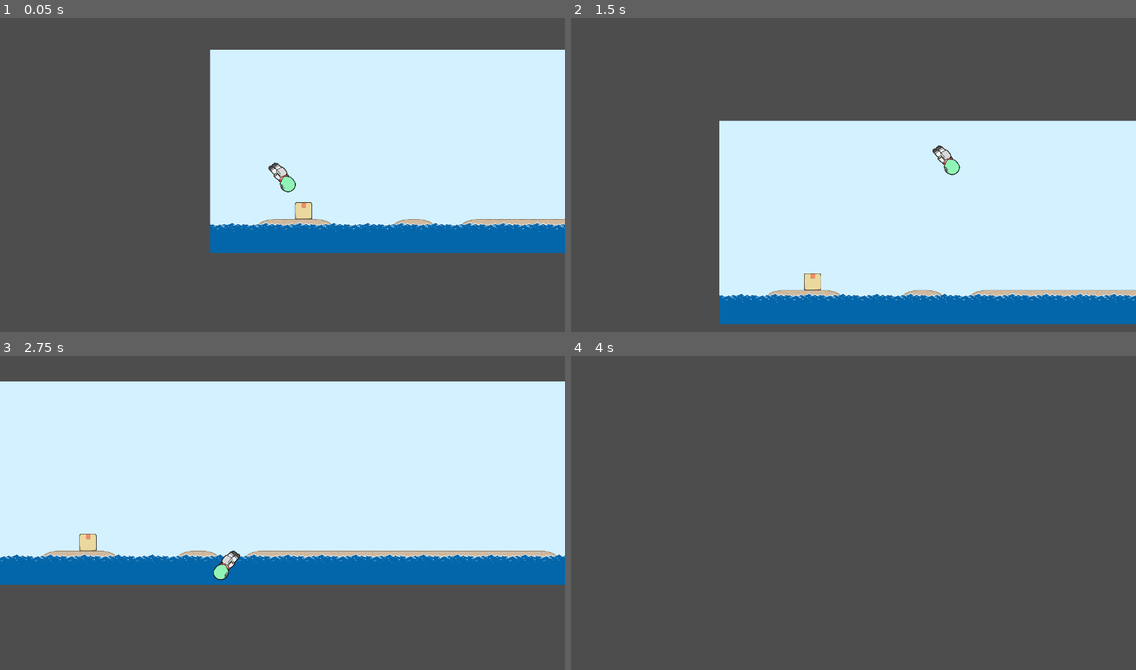
Above: before the commit, frames 1-4 (two rows, left to right).
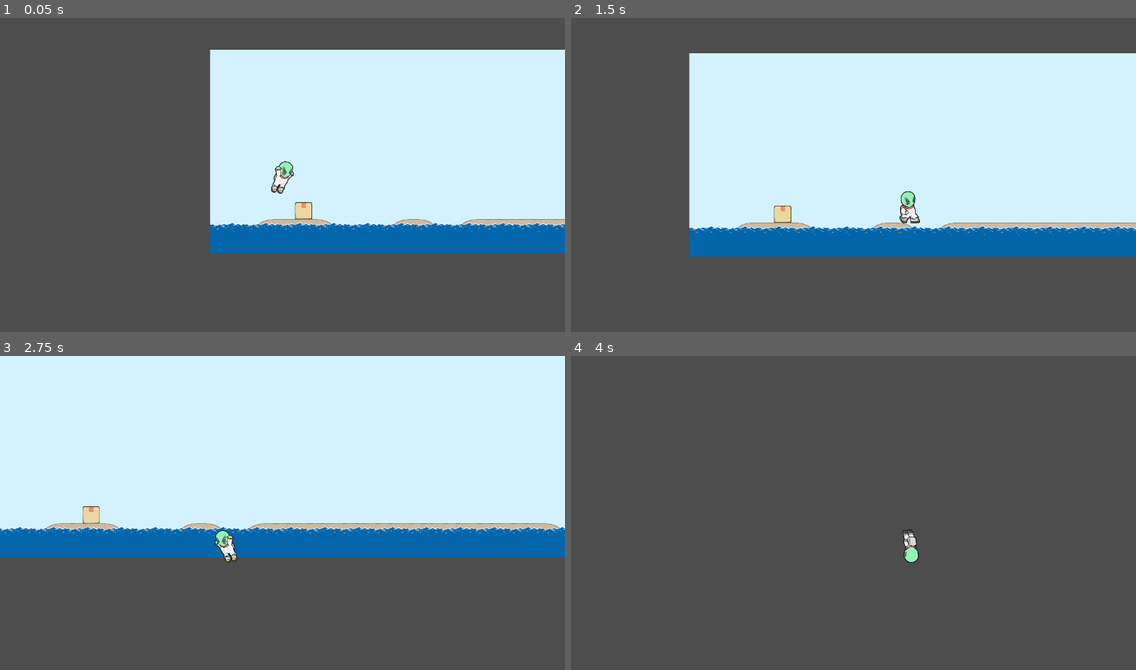
Above: after the commit, the same moments.

Repository: Mochiballz/funny-alien-game
Game: Godot game, scene res://scenes/world.tscn
Same seed, same stepped clock (60 frames per second), same inputs: the game is played once before the commit and once after it.
Inputs:
- Up to frame 1 (0.05 s): no input
- Up to frame 2 (1.5 s): tap Enter at 0.5 s; hold D (right) from 0.53 s (still down); tap S (dive) at 0.6, 1.35 s; tap Space (jump) at 0.77 s
- Up to frame 3 (2.75 s): tap Space (jump) at 1.52 s; release D (right) at 2.03 s; hold A (left) from 2.03 s (still down); tap S (dive) at 2.1 s
- Up to frame 4 (4 s): release A (left) at 2.78 s; hold D (right) from 2.78 s (still down); tap S (dive) at 2.85, 3.6 s; tap Space (jump) at 3.02, 3.77 s

The runs differ from the first frame. In frame 1, 0.4% of the frame differs, in the area x 47-53%, y 45-56%; in frame 2, 44%, in the area x 20-100%, y 11-98%; in frame 3, 27%; in frame 4, 0.2%.

Commit message:
Functionality for dive mechanic, rotation on fall

Diff:
--- a/scenes/alien.tscn
+++ b/scenes/alien.tscn
@@ -85,6 +85,5 @@
 shape = SubResource("RectangleShape2D_8jox8")
 
 [node name="Camera2D" type="Camera2D" parent="." unique_id=500129864]
-position_smoothing_enabled = true
 drag_horizontal_enabled = true
 drag_vertical_enabled = true
--- a/scripts/alien.gd
+++ b/scripts/alien.gd
@@ -1,11 +1,28 @@
 extends CharacterBody2D
 
+const FLOOR_SNAP_LENGTH = 10.0
+const SPEED = 500.0
 
-const SPEED = 500.0
-const JUMP_VELOCITY = -1200.0
+const JUMP_VELOCITY = -800.0
+
+const DIVE_VELOCITY = 600.0
+const DIVE_ROTATE_MAX = 45.0
+
+const BONK_DURATION = 0.5
+
+var is_diving = false
+var elapsed_rotate = 0.0
+var dive_velocity = velocity
+
+func rotate_on_fall(delta: float):
+	var max_rotation = deg_to_rad(DIVE_ROTATE_MAX)
+	if $AnimatedSprite2D.flip_h:
+		max_rotation *= -1
+	rotation = rotate_toward(0.0, max_rotation, ease(elapsed_rotate, 0.2))
+	elapsed_rotate += delta / 8
 
 func _ready() -> void:
-	set_floor_snap_length(2.0)
+	set_floor_snap_length(FLOOR_SNAP_LENGTH)
 
 func _physics_process(delta: float) -> void:
 
@@ -19,13 +36,28 @@
 	if not is_on_floor():
 		velocity += get_gravity() * delta
 		$AnimatedSprite2D.animation = "jump"
-		if velocity.y > 1:
-			$AnimatedSprite2D.animation = "dive"
+
+	else:
+		rotation = 0.0
 
 
 	# Handle jump.
 	if Input.is_action_just_pressed("jump") and is_on_floor():
 		velocity.y = JUMP_VELOCITY
+
+	# Handle dive
+	if Input.is_action_just_pressed("dive") and not is_on_floor():
+		is_diving = true
+		velocity.y = DIVE_VELOCITY
+
+	if velocity.y > 1 and is_diving:
+		$AnimatedSprite2D.animation = "dive"
+		rotate_on_fall(delta)
+	else:
+		elapsed_rotate = 0.0
+		is_diving = false
+
+
 
 	# Get the input direction and handle the movement/deceleration.
 	# As good practice, you should replace UI actions with custom gameplay actions.
